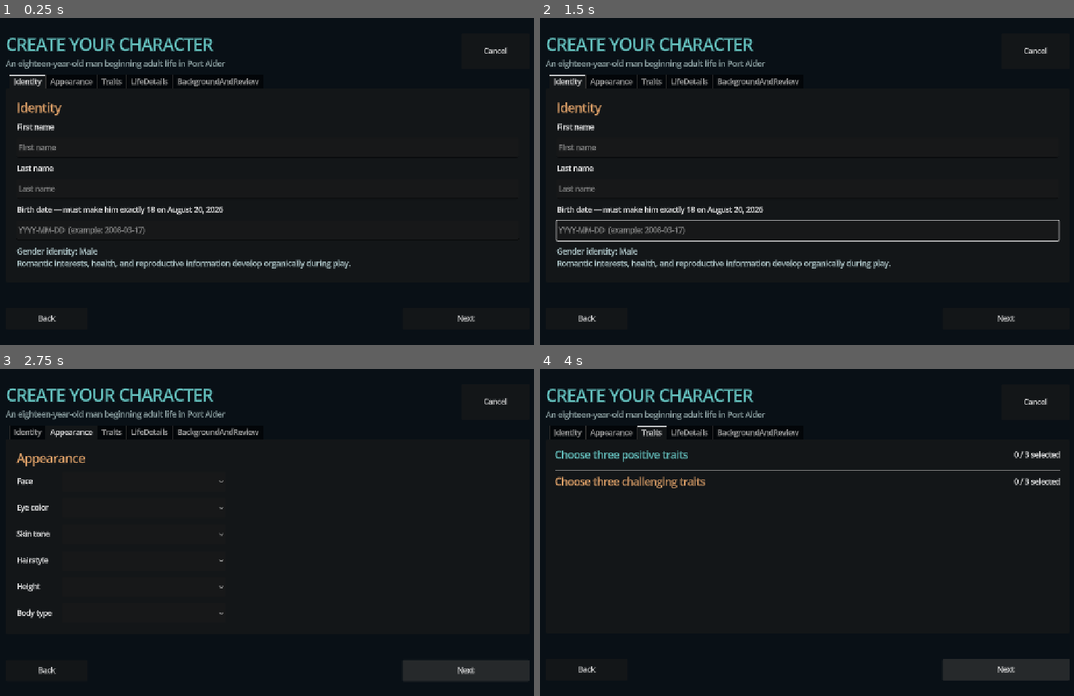
Above: before the commit, frames 1-4 (two rows, left to right).
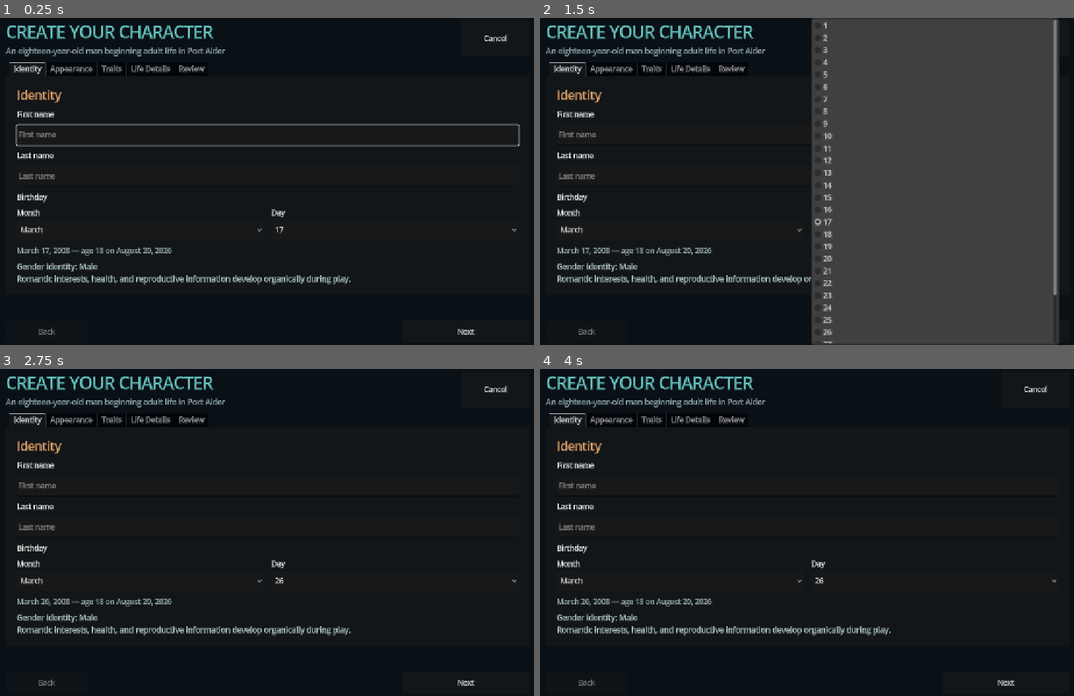
Above: after the commit, the same moments.

Repository: noflow/testgodot
Game: Godot game, scene res://scenes/creation/character_creation.tscn
Two runs of this game, one before a commit and one after it. Both use one fixed random seed, a clock stepped at 60 frames per second and the inputs below. This scene is started directly instead of the project's main scene.
Inputs (mouse positions are in pixels of both pictures, inside the frame that each line leads up to):
- Up to frame 1 (0.25 s): no input
- Up to frame 2 (1.5 s): click (678, 230) at 0.5 s, where only the run after the commit has a clickable "March"; click (935, 230) at 1.25 s, where only the run after the commit has a clickable "17"
- Up to frame 3 (2.75 s): click "Next" at 2 s
- Up to frame 4 (4 s): click (935, 581) at 2.75 s, where only the run after the commit has a clickable "26"; click "Next" at 3.5 s

The runs differ from the first frame. In frame 1, 9.1% of the frame differs, in the area x 1-98%, y 2-97%; in frame 2, 54%, in the area x 1-98%, y 0-100%; in frame 3, 7.2%; in frame 4, 8.0%.
Error before the commit: Trying to assign value of type 'Nil' to a variable of type 'Dictionary'. (res://src/creation/character_creation.gd:47)

Commit message:
Fix character creation birthday and layout

Diff:
--- a/scenes/creation/character_creation.tscn
+++ b/scenes/creation/character_creation.tscn
@@ -108,14 +108,44 @@
 
 [node name="BirthLabel" type="Label" parent="PageMargin/Page/CreationTabs/Identity/Fields"]
 layout_mode = 2
-text = "Birth date — must make him exactly 18 on August 20, 2026"
-
-[node name="BirthDate" type="LineEdit" parent="PageMargin/Page/CreationTabs/Identity/Fields"]
+text = "Birthday"
+
+[node name="BirthFields" type="HBoxContainer" parent="PageMargin/Page/CreationTabs/Identity/Fields"]
+layout_mode = 2
+theme_override_constants/separation = 16
+
+[node name="MonthField" type="VBoxContainer" parent="PageMargin/Page/CreationTabs/Identity/Fields/BirthFields"]
+layout_mode = 2
+size_flags_horizontal = 3
+
+[node name="Label" type="Label" parent="PageMargin/Page/CreationTabs/Identity/Fields/BirthFields/MonthField"]
+layout_mode = 2
+text = "Month"
+
+[node name="BirthMonth" type="OptionButton" parent="PageMargin/Page/CreationTabs/Identity/Fields/BirthFields/MonthField"]
 unique_name_in_owner = true
 custom_minimum_size = Vector2(0, 44)
 layout_mode = 2
-placeholder_text = "YYYY-MM-DD  (example: 2008-03-17)"
-max_length = 10
+
+[node name="DayField" type="VBoxContainer" parent="PageMargin/Page/CreationTabs/Identity/Fields/BirthFields"]
+layout_mode = 2
+size_flags_horizontal = 3
+
+[node name="Label" type="Label" parent="PageMargin/Page/CreationTabs/Identity/Fields/BirthFields/DayField"]
+layout_mode = 2
+text = "Day"
+
+[node name="BirthDay" type="OptionButton" parent="PageMargin/Page/CreationTabs/Identity/Fields/BirthFields/DayField"]
+unique_name_in_owner = true
+custom_minimum_size = Vector2(0, 44)
+layout_mode = 2
+
+[node name="BirthDateSummary" type="Label" parent="PageMargin/Page/CreationTabs/Identity/Fields"]
+unique_name_in_owner = true
+layout_mode = 2
+theme_override_colors/font_color = Color(0.62, 0.706, 0.71, 1)
+text = "The birth year is calculated so the protagonist is 18 when the game begins."
+autowrap_mode = 2
 
 [node name="Gender" type="Label" parent="PageMargin/Page/CreationTabs/Identity/Fields"]
 layout_mode = 2
@@ -279,10 +309,10 @@
 theme_override_colors/font_color = Color(0.914, 0.659, 0.424, 1)
 theme_override_font_sizes/font_size = 22
 text = "Choose one starting archetype"
-[node name="ArchetypeOption" type="OptionButton" parent="PageMargin/Page/CreationTabs/LifeDetails/Scroll/Fields"]
-unique_name_in_owner = true
-custom_minimum_size = Vector2(0, 44)
-layout_mode = 2
+[node name="ArchetypeOptions" type="GridContainer" parent="PageMargin/Page/CreationTabs/LifeDetails/Scroll/Fields"]
+unique_name_in_owner = true
+layout_mode = 2
+columns = 3
 
 [node name="HobbyHeader" type="HBoxContainer" parent="PageMargin/Page/CreationTabs/LifeDetails/Scroll/Fields"]
 layout_mode = 2
@@ -329,13 +359,27 @@
 unique_name_in_owner = true
 layout_mode = 2
 size_flags_vertical = 3
+theme_override_constants/line_separation = 5
 bbcode_enabled = true
 text = "Select a financial background."
 
-[node name="ReviewText" type="RichTextLabel" parent="PageMargin/Page/CreationTabs/BackgroundAndReview/Columns"]
-unique_name_in_owner = true
-layout_mode = 2
-size_flags_horizontal = 3
+[node name="ReviewColumn" type="VBoxContainer" parent="PageMargin/Page/CreationTabs/BackgroundAndReview/Columns"]
+layout_mode = 2
+size_flags_horizontal = 3
+theme_override_constants/separation = 10
+
+[node name="Title" type="Label" parent="PageMargin/Page/CreationTabs/BackgroundAndReview/Columns/ReviewColumn"]
+layout_mode = 2
+theme_override_colors/font_color = Color(0.404, 0.776, 0.765, 1)
+theme_override_font_sizes/font_size = 27
+text = "Review Your Character"
+
+[node name="ReviewText" type="RichTextLabel" parent="PageMargin/Page/CreationTabs/BackgroundAndReview/Columns/ReviewColumn"]
+unique_name_in_owner = true
+layout_mode = 2
+size_flags_horizontal = 3
+size_flags_vertical = 3
+theme_override_constants/line_separation = 5
 bbcode_enabled = true
 scroll_active = true
 
@@ -369,6 +413,8 @@
 
 [connection signal="pressed" from="PageMargin/Page/Header/CancelButton" to="." method="_on_cancel_pressed"]
 [connection signal="tab_changed" from="PageMargin/Page/CreationTabs" to="." method="_on_tab_changed"]
+[connection signal="item_selected" from="PageMargin/Page/CreationTabs/Identity/Fields/BirthFields/MonthField/BirthMonth" to="." method="_on_birth_month_selected"]
+[connection signal="item_selected" from="PageMargin/Page/CreationTabs/Identity/Fields/BirthFields/DayField/BirthDay" to="." method="_on_birth_day_selected"]
 [connection signal="item_selected" from="PageMargin/Page/CreationTabs/BackgroundAndReview/Columns/BackgroundColumn/BackgroundOption" to="." method="_on_background_selected"]
 [connection signal="pressed" from="PageMargin/Page/Navigation/BackButton" to="." method="_on_back_pressed"]
 [connection signal="pressed" from="PageMargin/Page/Navigation/NextButton" to="." method="_on_next_pressed"]
--- a/src/creation/character_creation.gd
+++ b/src/creation/character_creation.gd
@@ -3,11 +3,19 @@
 const ValidatorScript: GDScript = preload("res://src/creation/character_creation_validator.gd")
 const CREATION_PACKAGE: String = "port_alder_character_creation"
 const ECONOMY_PACKAGE: String = "port_alder_economy_system"
+const MONTH_NAMES: PackedStringArray = [
+	"January", "February", "March", "April", "May", "June",
+	"July", "August", "September", "October", "November", "December",
+]
+const DEFAULT_BIRTH_MONTH: int = 3
+const DEFAULT_BIRTH_DAY: int = 17
 
 @onready var tabs: TabContainer = %CreationTabs
 @onready var first_name: LineEdit = %FirstName
 @onready var last_name: LineEdit = %LastName
-@onready var birth_date: LineEdit = %BirthDate
+@onready var birth_month: OptionButton = %BirthMonth
+@onready var birth_day: OptionButton = %BirthDay
+@onready var birth_date_summary: Label = %BirthDateSummary
 @onready var face_option: OptionButton = %FaceOption
 @onready var eye_option: OptionButton = %EyeOption
 @onready var skin_option: OptionButton = %SkinOption
@@ -22,7 +30,7 @@
 @onready var challenging_count: Label = %ChallengingCount
 @onready var core_count: Label = %CoreCount
 @onready var hobby_count: Label = %HobbyCount
-@onready var archetype_option: OptionButton = %ArchetypeOption
+@onready var archetype_options: GridContainer = %ArchetypeOptions
 @onready var background_option: OptionButton = %BackgroundOption
 @onready var background_summary: RichTextLabel = %BackgroundSummary
 @onready var review_text: RichTextLabel = %ReviewText
@@ -32,6 +40,7 @@
 
 var _validator: RefCounted
 var _config: Dictionary
+var _selected_archetype: String = ""
 var _selections: Dictionary = {
 	"positive_traits": [],
 	"challenging_traits": [],
@@ -44,8 +53,18 @@
 func _ready() -> void:
 	SettingsService.settings_changed.connect(_apply_accessibility_settings)
 	_apply_accessibility_settings()
-	_config = ContentRegistry.get_package(CREATION_PACKAGE)
+	var loaded_config: Variant = ContentRegistry.get_package(CREATION_PACKAGE)
+	if not loaded_config is Dictionary:
+		ContentRegistry.validate_foundation()
+		loaded_config = ContentRegistry.get_package(CREATION_PACKAGE)
+	_config = loaded_config if loaded_config is Dictionary else {}
 	_validator = ValidatorScript.new(ContentRegistry)
+	if _config.is_empty():
+		status_label.text = "Character creation content could not be loaded."
+		next_button.disabled = true
+		return
+	_configure_tabs()
+	_populate_birth_controls()
 	_count_labels = {
 		"positive_traits": positive_count,
 		"challenging_traits": challenging_count,
@@ -58,7 +77,7 @@
 	_populate_single(hair_option, _config["appearance_options"]["hairstyle"])
 	_populate_single(height_option, _config["appearance_options"]["height"])
 	_populate_single(body_option, _config["appearance_options"]["body_type"])
-	_populate_single(archetype_option, _config["archetypes"])
+	_populate_archetypes(_config["archetypes"])
 	_populate_single(background_option, ContentRegistry.get_package(ECONOMY_PACKAGE)["starting_budgets"], "financial")
 	_populate_multi(positive_options, _config["positive_traits"], "positive_traits", 3)
 	_populate_multi(challenging_options, _config["challenging_traits"], "challenging_traits", 3)
@@ -68,6 +87,71 @@
 	tabs.current_tab = 0
 	_update_navigation()
 	first_name.grab_focus()
+
+
+func _configure_tabs() -> void:
+	tabs.set_tab_title(0, "Identity")
+	tabs.set_tab_title(1, "Appearance")
+	tabs.set_tab_title(2, "Traits")
+	tabs.set_tab_title(3, "Life Details")
+	tabs.set_tab_title(4, "Review")
+
+
+func _populate_birth_controls() -> void:
+	birth_month.clear()
+	for month_index: int in MONTH_NAMES.size():
+		birth_month.add_item(MONTH_NAMES[month_index], month_index + 1)
+	birth_month.select(DEFAULT_BIRTH_MONTH - 1)
+	_refresh_birth_days(DEFAULT_BIRTH_DAY)
+
+
+func _refresh_birth_days(preferred_day: int = -1) -> void:
+	var month: int = birth_month.get_selected_id()
+	if preferred_day < 1 and birth_day.item_count > 0:
+		preferred_day = birth_day.get_selected_id()
+	birth_day.clear()
+	for day: int in _validator.valid_birth_days(month):
+		birth_day.add_item(str(day), day)
+	var selected_index: int = _item_index_for_id(birth_day, preferred_day)
+	if selected_index < 0:
+		selected_index = maxi(0, birth_day.item_count - 1)
+	birth_day.select(selected_index)
+	_refresh_birth_date_summary()
+
+
+func _refresh_birth_date_summary() -> void:
+	var birth_date: String = _selected_birth_date()
+	if birth_date.is_empty():
+		birth_date_summary.text = "Choose a valid month and day."
+		return
+	var date_parts: PackedStringArray = birth_date.split("-")
+	var opening: Dictionary = _config.get("opening_reference_date", {})
+	var opening_month: int = int(opening.get("month", 1))
+	var required_age: int = int(_config.get("rules", {}).get("required_age", 18))
+	birth_date_summary.text = "%s %d, %s — age %d on %s %d, %d" % [
+		MONTH_NAMES[birth_month.get_selected_id() - 1],
+		birth_day.get_selected_id(),
+		date_parts[0],
+		required_age,
+		MONTH_NAMES[opening_month - 1],
+		int(opening.get("day", 1)),
+		int(opening.get("year", 0)),
+	]
+
+
+func _populate_archetypes(definitions: Array) -> void:
+	var group: ButtonGroup = ButtonGroup.new()
+	for definition: Variant in definitions:
+		if not definition is Dictionary:
+			continue
+		var button: Button = Button.new()
+		button.text = str(definition.get("name", definition.get("id", "Archetype")))
+		button.tooltip_text = str(definition.get("description", "Choose this starting outlook."))
+		button.custom_minimum_size = Vector2(220, 44)
+		button.toggle_mode = true
+		button.button_group = group
+		button.pressed.connect(_on_archetype_pressed.bind(str(definition.get("id", ""))))
+		archetype_options.add_child(button)
 
 
 func _populate_single(option: OptionButton, definitions: Array, mode: String = "standard") -> void:
@@ -165,6 +249,27 @@
 	_refresh_background_summary()
 
 
+func _on_birth_month_selected(_index: int) -> void:
+	_refresh_birth_days()
+	_refresh_review_if_visible()
+
+
+func _on_birth_day_selected(_index: int) -> void:
+	_refresh_birth_date_summary()
+	_refresh_review_if_visible()
+
+
+func _on_archetype_pressed(archetype_id: String) -> void:
+	_selected_archetype = archetype_id
+	status_label.text = ""
+	_refresh_review_if_visible()
+
+
+func _refresh_review_if_visible() -> void:
+	if tabs.current_tab == tabs.get_tab_count() - 1:
+		_refresh_review()
+
+
 func _update_navigation() -> void:
 	back_button.disabled = tabs.current_tab == 0
 	next_button.text = "Create Character & Begin" if tabs.current_tab == tabs.get_tab_count() - 1 else "Next"
@@ -181,9 +286,10 @@
 		return
 	var accounts: Dictionary = background["accounts"]
 	background_summary.text = (
-		"[b]Starting finances[/b]\nCash: $%d   Checking: $%d   Savings: $%d\n\n"
-		+ "[b]Weekly school allowance[/b]\n$%d while eligible\n\n"
-		+ "[b]Family car access[/b]\n%s\n\n[b]Starting wardrobe[/b]\n%s tier"
+		"[color=#67c6c3]Starting finances[/color]\nCash: $%d   Checking: $%d   Savings: $%d\n\n"
+		+ "[color=#67c6c3]Weekly school allowance[/color]\n$%d while eligible\n\n"
+		+ "[color=#67c6c3]Family car access[/color]\n%s\n\n"
+		+ "[color=#67c6c3]Starting wardrobe[/color]\n%s tier"
 	) % [
 		accounts["wallet_cash"], accounts["checking"], accounts["savings"],
 		background["weekly_school_allowance"],
@@ -195,18 +301,18 @@
 func _refresh_review() -> void:
 	var choices: Dictionary = _build_choices()
 	var validation: Dictionary = _validator.validate_choices(choices)
-	var lines: PackedStringArray = ["[font_size=27][b]Review Your Character[/b][/font_size]"]
-	lines.append("[b]Name[/b]  %s %s" % [choices["first_name"], choices["last_name"]])
-	lines.append("[b]Birth date[/b]  %s  •  Age %d at opening" % [choices["birth_date"], _validator.age_on_opening_date(choices["birth_date"])])
-	lines.append("[b]Gender identity[/b]  Male")
-	lines.append("[b]Positive traits[/b]  %s" % ", ".join(choices["positive_traits"]))
-	lines.append("[b]Challenging traits[/b]  %s" % ", ".join(choices["challenging_traits"]))
-	lines.append("[b]Core values[/b]  %s" % ", ".join(choices["core_values"]))
-	lines.append("[b]Archetype[/b]  %s" % choices["archetype"].replace("_", " ").capitalize())
-	lines.append("[b]Hobbies[/b]  %s" % ", ".join(choices["hobbies"]))
-	lines.append("[b]Financial background[/b]  %s" % choices["financial_background"].trim_suffix("_background").capitalize())
+	var lines: PackedStringArray = []
+	lines.append("[color=#67c6c3]Name[/color]  %s %s" % [choices["first_name"], choices["last_name"]])
+	lines.append("[color=#67c6c3]Birth date[/color]  %s  •  Age %d at opening" % [choices["birth_date"], _validator.age_on_opening_date(choices["birth_date"])])
+	lines.append("[color=#67c6c3]Gender identity[/color]  Male")
+	lines.append("[color=#67c6c3]Positive traits[/color]  %s" % ", ".join(choices["positive_traits"]))
+	lines.append("[color=#67c6c3]Challenging traits[/color]  %s" % ", ".join(choices["challenging_traits"]))
+	lines.append("[color=#67c6c3]Core values[/color]  %s" % ", ".join(choices["core_values"]))
+	lines.append("[color=#67c6c3]Archetype[/color]  %s" % choices["archetype"].replace("_", " ").capitalize())
+	lines.append("[color=#67c6c3]Hobbies[/color]  %s" % ", ".join(choices["hobbies"]))
+	lines.append("[color=#67c6c3]Financial background[/color]  %s" % choices["financial_background"].trim_suffix("_background").capitalize())
 	if not validation["valid"]:
-		lines.append("[color=#ef7777][b]Still required[/b]\n• %s[/color]" % "\n• ".join(validation["errors"]))
+		lines.append("[color=#ef7777]Still required\n• %s[/color]" % "\n• ".join(validation["errors"]))
 	else:
 		lines.append("[color=#67c6c3]Ready. Trait effects and starting resources will be applied when the game begins.[/color]")
 	review_text.text = "\n\n".join(lines)
@@ -235,7 +341,7 @@
 	return {
 		"first_name": first_name.text.strip_edges(),
 		"last_name": last_name.text.strip_edges(),
-		"birth_date": birth_date.text.strip_edges(),
+		"birth_date": _selected_birth_date(),
 		"appearance": {
 			"face": _selected_id(face_option),
 			"eye_color": _selected_id(eye_option),
@@ -247,10 +353,26 @@
 		"positive_traits": _selections["positive_traits"].duplicate(),
 		"challenging_traits": _selections["challenging_traits"].duplicate(),
 		"core_values": _selections["core_values"].duplicate(),
-		"archetype": _selected_id(archetype_option),
+		"archetype": _selected_archetype,
 		"hobbies": _selections["hobbies"].duplicate(),
 		"financial_background": _selected_id(background_option),
 	}
+
+
+func _selected_birth_date() -> String:
+	if birth_month.item_count == 0 or birth_day.item_count == 0:
+		return ""
+	return _validator.birth_date_for_birthday(
+		birth_month.get_selected_id(),
+		birth_day.get_selected_id()
+	)
+
+
+func _item_index_for_id(option: OptionButton, item_id: int) -> int:
+	for index: int in option.item_count:
+		if option.get_item_id(index) == item_id:
+			return index
+	return -1
 
 
 func _selected_id(option: OptionButton) -> String:
--- a/src/creation/character_creation_validator.gd
+++ b/src/creation/character_creation_validator.gd
@@ -53,6 +53,28 @@
 func birthday_from_birth_date(birth_date: String) -> String:
 	var parsed: Dictionary = _parse_date(birth_date)
 	return "" if parsed.is_empty() else "%02d-%02d" % [parsed["month"], parsed["day"]]
+
+
+func birth_date_for_birthday(month: int, day: int) -> String:
+	var config: Dictionary = _registry.get_package(CREATION_PACKAGE)
+	var opening: Dictionary = config.get("opening_reference_date", {})
+	var required_age: int = int(config.get("rules", {}).get("required_age", 18))
+	var birth_year: int = int(opening.get("year", 0)) - required_age
+	var opening_birthday: Array[int] = [int(opening.get("month", 0)), int(opening.get("day", 0))]
+	if [month, day] > opening_birthday:
+		birth_year -= 1
+	if month < 1 or month > 12 or day < 1 or day > _days_in_month(month, birth_year):
+		return ""
+	var birth_date: String = "%04d-%02d-%02d" % [birth_year, month, day]
+	return birth_date if age_on_opening_date(birth_date) == required_age else ""
+
+
+func valid_birth_days(month: int) -> PackedInt32Array:
+	var result: PackedInt32Array = []
+	for day: int in range(1, 32):
+		if not birth_date_for_birthday(month, day).is_empty():
+			result.append(day)
+	return result
 
 
 func _validate_name(
--- a/src/tests/test_runner.gd
+++ b/src/tests/test_runner.gd
@@ -806,9 +806,23 @@
 		return
 	var instance: Node = creation_scene.instantiate()
 	_expect(instance.get_node_or_null("PageMargin/Page/CreationTabs/Identity/Fields/FirstName") != null, "Creation scene contains identity fields.")
+	_expect(instance.get_node_or_null("PageMargin/Page/CreationTabs/Identity/Fields/BirthFields/MonthField/BirthMonth") != null, "Creation scene contains a birthday month dropdown.")
+	_expect(instance.get_node_or_null("PageMargin/Page/CreationTabs/Identity/Fields/BirthFields/DayField/BirthDay") != null, "Creation scene contains a birthday day dropdown.")
 	_expect(instance.get_node_or_null("PageMargin/Page/CreationTabs/Appearance/Fields/Grid/FaceOption") != null, "Creation scene contains appearance options.")
 	_expect(instance.get_node_or_null("PageMargin/Page/CreationTabs/Traits/Scroll/Fields/PositiveOptions") != null, "Creation scene contains trait selection.")
-	_expect(instance.get_node_or_null("PageMargin/Page/CreationTabs/BackgroundAndReview/Columns/ReviewText") != null, "Creation scene contains confirmation review.")
+	_expect(instance.get_node_or_null("PageMargin/Page/CreationTabs/LifeDetails/Scroll/Fields/ArchetypeOptions") != null, "Creation scene contains direct archetype choices.")
+	_expect(instance.get_node_or_null("PageMargin/Page/CreationTabs/BackgroundAndReview/Columns/ReviewColumn/ReviewText") != null, "Creation scene contains confirmation review.")
+	root.add_child(instance)
+	var month_option: OptionButton = instance.get_node("PageMargin/Page/CreationTabs/Identity/Fields/BirthFields/MonthField/BirthMonth")
+	var day_option: OptionButton = instance.get_node("PageMargin/Page/CreationTabs/Identity/Fields/BirthFields/DayField/BirthDay")
+	var archetype_grid: GridContainer = instance.get_node("PageMargin/Page/CreationTabs/LifeDetails/Scroll/Fields/ArchetypeOptions")
+	_expect(month_option.item_count == 12, "Birthday dropdown contains all twelve months.")
+	_expect(day_option.item_count == 31 and day_option.get_selected_id() == 17, "Birthday day dropdown starts with the valid March day range.")
+	_expect(archetype_grid.get_child_count() == 6, "All authored archetypes are visible as selectable buttons.")
+	if archetype_grid.get_child_count() > 0:
+		var archetype_button: Button = archetype_grid.get_child(0)
+		archetype_button.emit_signal("pressed")
+		_expect(instance.call("_build_choices").get("archetype", "") == "the_planner", "Selecting an archetype button stores the choice.")
 	instance.free()
 
 
@@ -967,6 +981,18 @@
 	_expect(validation["valid"], "A complete age-18 character passes validation.")
 	_expect(validator.age_on_opening_date(valid_choices["birth_date"]) == 18, "Birth date resolves to age 18 on opening day.")
 	_expect(validator.birthday_from_birth_date(valid_choices["birth_date"]) == "03-17", "Birth date resolves to the annual birthday.")
+	_expect(validator.birth_date_for_birthday(8, 20) == "2008-08-20", "Opening-day birthday produces the correct age-18 birth year.")
+	_expect(validator.birth_date_for_birthday(8, 21) == "2007-08-21", "A birthday after opening day rolls into the prior birth year.")
+	_expect(validator.birth_date_for_birthday(2, 29) == "2008-02-29", "Leap day is available as a valid age-18 birthday.")
+	var selectable_birthdays: int = 0
+	var all_birthdays_are_eighteen: bool = true
+	for month: int in range(1, 13):
+		for day: int in validator.valid_birth_days(month):
+			selectable_birthdays += 1
+			var generated_birth_date: String = validator.birth_date_for_birthday(month, day)
+			if validator.age_on_opening_date(generated_birth_date) != 18:
+				all_birthdays_are_eighteen = false
+	_expect(selectable_birthdays == 366 and all_birthdays_are_eighteen, "Every real month/day choice, including February 29, generates an age-18 birth date.")
 
 	var wrong_age: Dictionary = valid_choices.duplicate(true)
 	wrong_age["birth_date"] = "2009-03-17"
